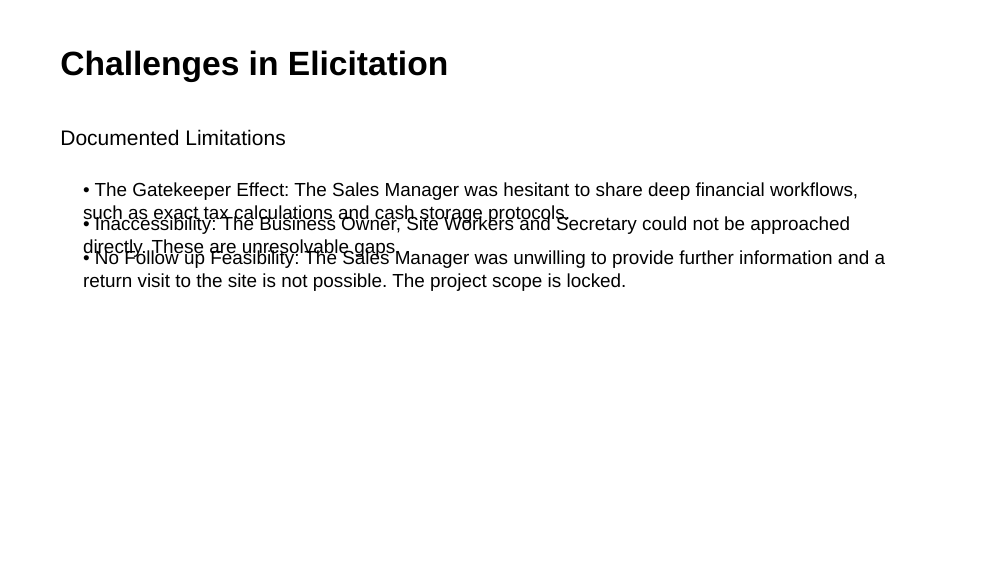
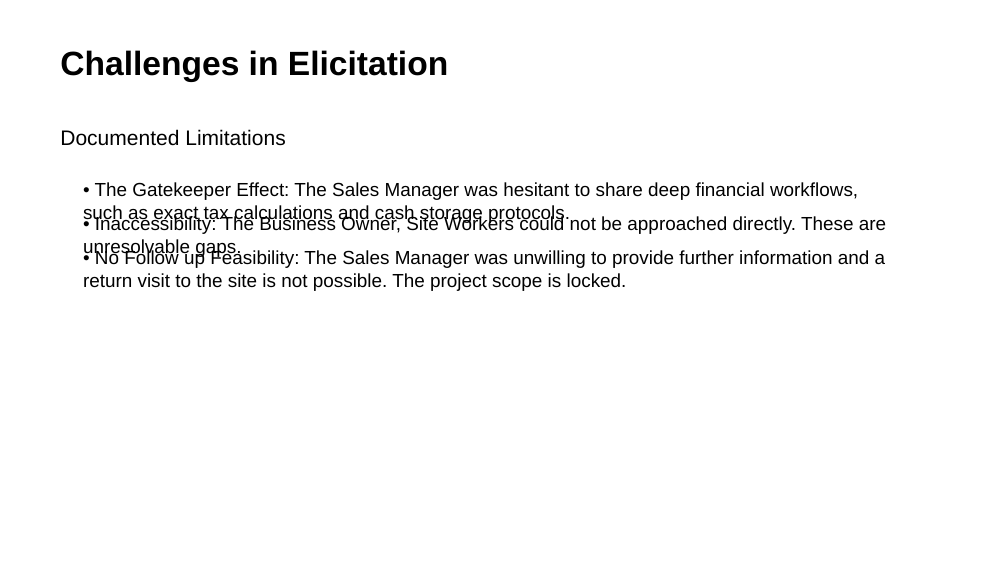
Before and after one commit to mugmarp/requirements-engineering-project-exercise, a slide deck: slide 5 of project_deliverables/PhaseFinal_Grand-Project-Presentation.pptx. Drawn at 1008x567 pixels with LibreOffice and Linux fonts; fonts in the diff are those of the drawing. Boxes give left, top, right and bottom in pixels: in the first picture for what was removed or moved away, otherwise in the second. Text is boxed around its words. In the diff, an @@ line names an element or a change of style, - is before the commit and + after.

```diff
--- a/project_deliverables/PhaseFinal_Grand-Project-Presentation.pptx
+++ b/project_deliverables/PhaseFinal_Grand-Project-Presentation.pptx
@@ text at (x1=83, y1=215, x2=886, y2=257): text changed @@
-• Inaccessibility: The Business Owner, Site Workers and Secretary could not be approached directly. These are unresolvable gaps.
+• Inaccessibility: The Business Owner, Site Workers could not be approached directly. These are unresolvable gaps.
```
Also in this commit, not shown: 1 other slide changed, 5 other files.
